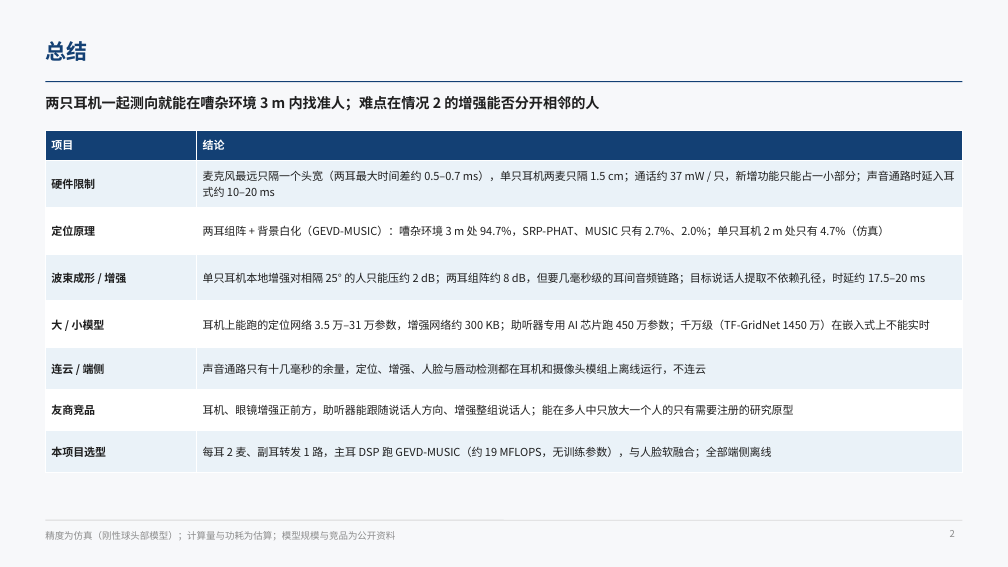
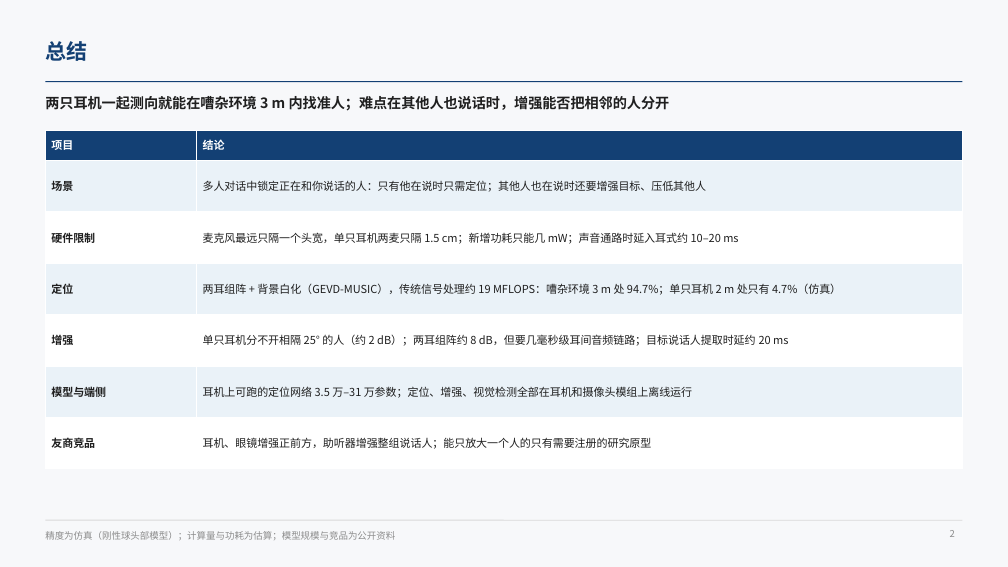
Before and after one commit to ZeroFoxxi/ssl-scene1, a slide deck: slide 2 of 02_耳机声源定位/耳机摄像头听觉辅助_声源定位与波束成形技术总结.pptx. Drawn at 1008x567 pixels with LibreOffice and Linux fonts; fonts in the diff are those of the drawing. Boxes give left, top, right and bottom in pixels: in the first picture for what was removed or moved away, otherwise in the second. Text is boxed around its words. In the diff, an @@ line names an element or a change of style, - is before the commit and + after.

```diff
--- a/02_耳机声源定位/耳机摄像头听觉辅助_声源定位与波束成形技术总结.pptx
+++ b/02_耳机声源定位/耳机摄像头听觉辅助_声源定位与波束成形技术总结.pptx
@@ text at (x1=45, y1=96, x2=670, y2=111): text changed @@
-两只耳机一起测向就能在嘈杂环境 3 m 内找准人；难点在情况 2 的增强能否分开相邻的人
+两只耳机一起测向就能在嘈杂环境 3 m 内找准人；难点在其他人也说话时，增强能否把相邻的人分开
@@ table at (x1=45, y1=130, x2=963, y2=453) @@
-row 2: 硬件限制 | 麦克风最远只隔一个头宽（两耳最大时间差约 0.5–0.7 ms），单只耳机两麦只隔 1.5 cm；通话约 37 mW / 只，新增功能只能占一小部分；声音通路时延入耳式约 10–20 ms
-row 3: 定位原理 | 两耳组阵 + 背景白化（GEVD-MUSIC）：嘈杂环境 3 m 处 94.7%，SRP-PHAT、MUSIC 只有 2.7%、2.0%；单只耳机 2 m 处只有 4.7%（仿真）
-row 4: 波束成形 / 增强 | 单只耳机本地增强对相隔 25° 的人只能压约 2 dB；两耳组阵约 8 dB，但要几毫秒级的耳间音频链路；目标说话人提取不依赖孔径，时延约 17.5–20 ms
-row 5: 大 / 小模型 | 耳机上能跑的定位网络 3.5 万–31 万参数，增强网络约 300 KB；助听器专用 AI 芯片跑 450 万参数；千万级（TF-GridNet 1450 万）在嵌入式上不能实时
-row 6: 连云 / 端侧 | 声音通路只有十几毫秒的余量，定位、增强、人脸与唇动检测都在耳机和摄像头模组上离线运行，不连云
-row 7: 友商竞品 | 耳机、眼镜增强正前方，助听器能跟随说话人方向、增强整组说话人；能在多人中只放大一个人的只有需要注册的研究原型
-row 8: 本项目选型 | 每耳 2 麦、副耳转发 1 路，主耳 DSP 跑 GEVD-MUSIC（约 19 MFLOPS，无训练参数），与人脸软融合；全部端侧离线
+row 2: 场景 | 多人对话中锁定正在和你说话的人：只有他在说时只需定位；其他人也在说时还要增强目标、压低其他人
+row 3: 硬件限制 | 麦克风最远只隔一个头宽，单只耳机两麦只隔 1.5 cm；新增功耗只能几 mW；声音通路时延入耳式约 10–20 ms
+row 4: 定位 | 两耳组阵 + 背景白化（GEVD-MUSIC），传统信号处理约 19 MFLOPS：嘈杂环境 3 m 处 94.7%；单只耳机 2 m 处只有 4.7%（仿真）
+row 5: 增强 | 单只耳机分不开相隔 25° 的人（约 2 dB）；两耳组阵约 8 dB，但要几毫秒级耳间音频链路；目标说话人提取时延约 20 ms
+row 6: 模型与端侧 | 耳机上可跑的定位网络 3.5 万–31 万参数；定位、增强、视觉检测全部在耳机和摄像头模组上离线运行
+row 7: 友商竞品 | 耳机、眼镜增强正前方，助听器增强整组说话人；能只放大一个人的只有需要注册的研究原型
```
Also in this commit, not shown: 3 other slides changed, 2 slides added, 3 other files.
